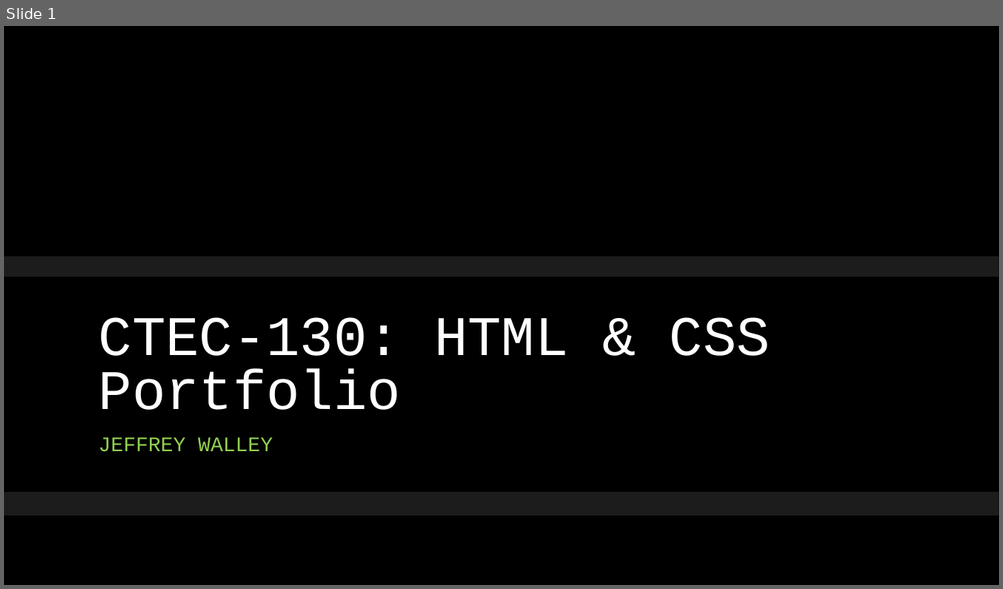
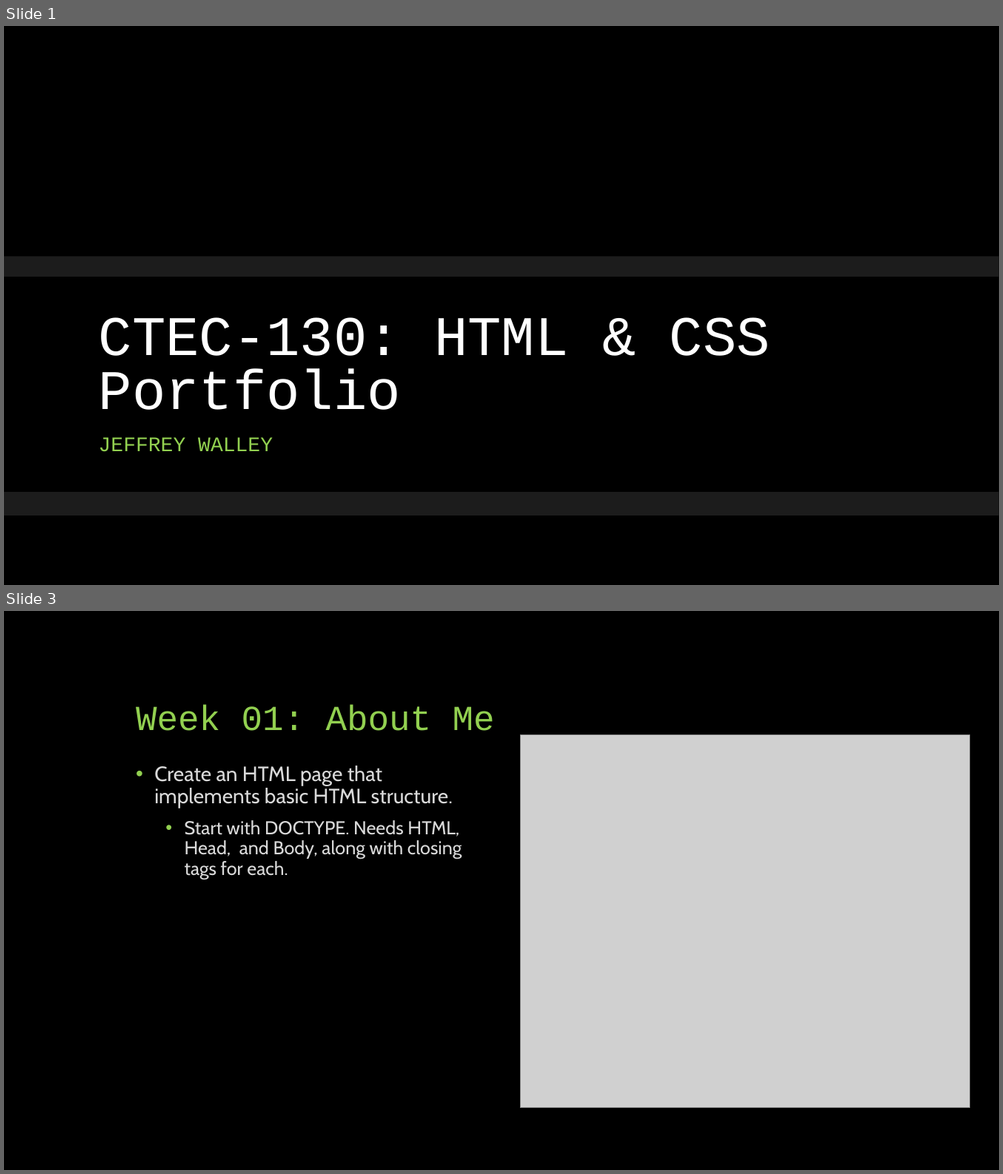
Before and after one commit to Ploppa-Smurph/ctec130_html, a slide deck: wk07/130portfolio_midterm.pptx. Shown one above the other, each under a label of ours: slide 1 before the commit, slides 1 and 3 after it; the slides between them are not shown. The pictures are 1003x589 and 1003x1174 pixels, drawn with LibreOffice and Linux fonts; fonts in the diff are those of the drawing; grey boxes stand for pictures; background and template pictures are left out. Boxes give left, top, right and bottom in pixels: in the first picture for what was removed or moved away, otherwise in the second. Text is boxed around its words. In the diff, an @@ line names an element or a change of style, - is before the commit and + after.

```diff
--- a/wk07/130portfolio_midterm.pptx
+++ b/wk07/130portfolio_midterm.pptx
@@ slide 3 added at [4,611,999,1170], background #000000 @@
@@ title added at [136,704,495,731], 34 pt, text #92D050 @@
+Week 01: About Me
@@ picture added at [521,735,970,1109] @@
@@ text added at [154,766,461,880], 18 pt, text #D9D9D9 @@
+• Create an HTML page that implements basic HTML structure.
+  • Start with DOCTYPE. Needs HTML, Head, and Body, along with closing tags for each.
```
Also in this commit, not shown: 1 slide changed, 12 other slides added, 9 slides removed, 28 other files.
